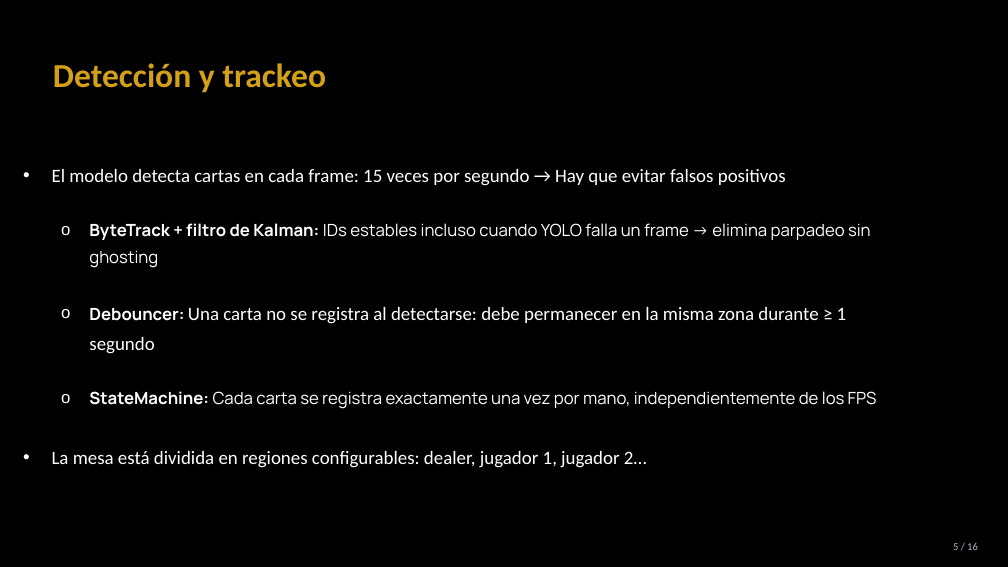
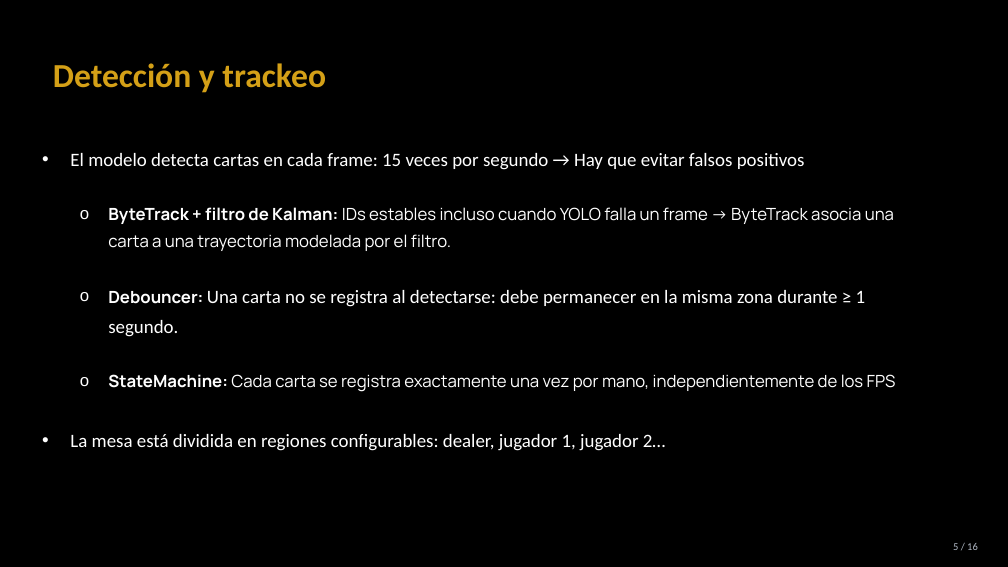
Before and after one commit to davidmoreda/blackjack-VAI, a slide deck: slide 14 of docs/presentation_assets/BlackjackVAI_presentacion.pptx (slide 16 before the commit). Drawn at 1008x567 pixels with LibreOffice and Linux fonts; fonts in the diff are those of the drawing. Boxes give left, top, right and bottom in pixels: in the first picture for what was removed or moved away, otherwise in the second. Text is boxed around its words. In the diff, an @@ line names an element or a change of style, - is before the commit and + after.

Commit message:
Modelo_presentable

```diff
--- a/docs/presentation_assets/BlackjackVAI_presentacion.pptx
+++ b/docs/presentation_assets/BlackjackVAI_presentacion.pptx
@@ text "El modelo detecta cartas en ...": place and size @@
-text "El modelo detecta cartas en ..." at (52,169,877,468)
+text "El modelo detecta cartas en ..." at (70,153,896,451)
@@ text at (108,207,894,337): text changed @@
-  o ByteTrack + filtro de Kalman: IDs estables incluso cuando YOLO falla un frame → elimina parpadeo sin ghosting
-  o Debouncer: Una carta no se registra al detectarse: debe permanecer en la misma zona durante ≥ 1 segundo
+  o ByteTrack + filtro de Kalman: IDs estables incluso cuando YOLO falla un frame → ByteTrack asocia una carta a una trayectoria modelada por el filtro.
+  o Debouncer: Una carta no se registra al detectarse: debe permanecer en la misma zona durante ≥ 1 segundo.
```
Also in this commit, not shown: 3 other slides changed, 2 slides removed, 2 other files.
